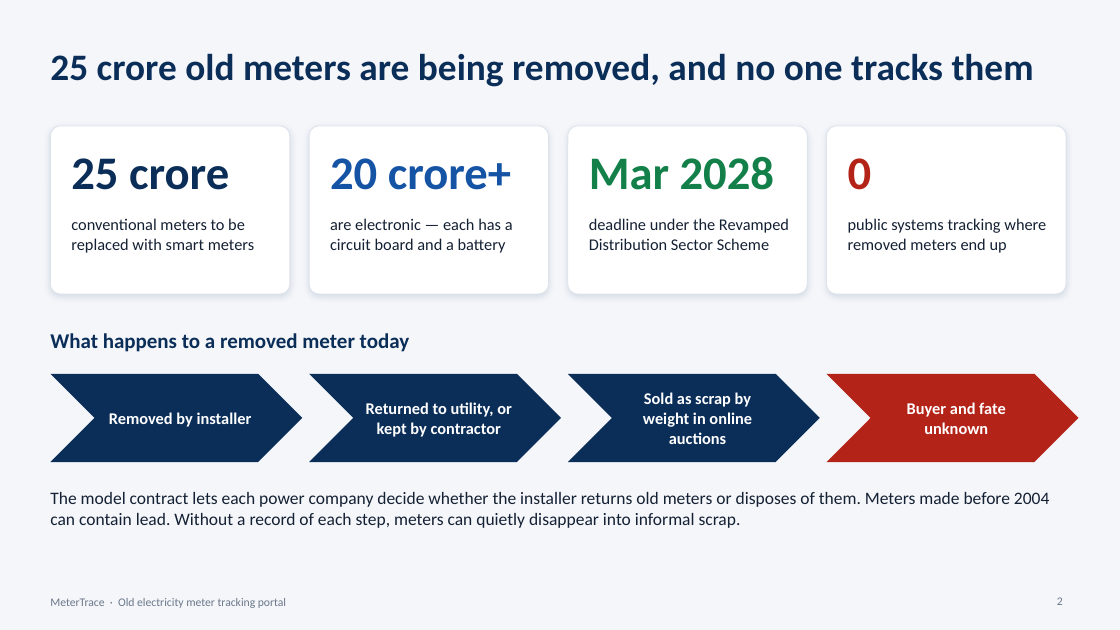
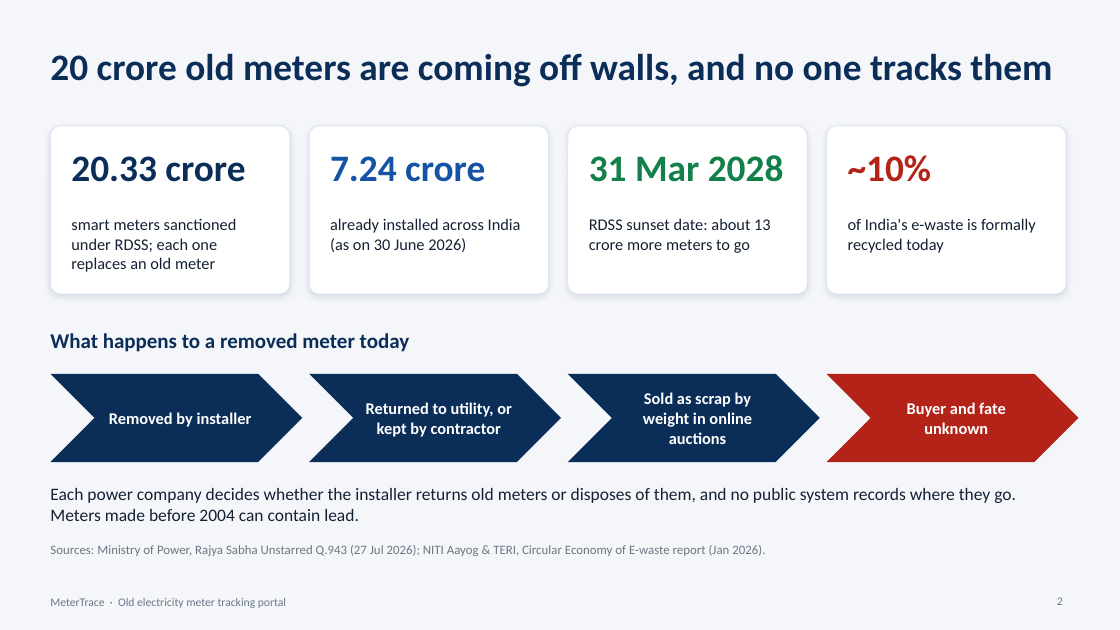
Before and after one commit to Prasathn01/metertrace, a slide deck: slide 2 of presentation/MeterTrace-Presentation.pptx. Drawn at 1120x630 pixels with LibreOffice and Linux fonts; fonts in the diff are those of the drawing. Boxes give left, top, right and bottom in pixels: in the first picture for what was removed or moved away, otherwise in the second. Text is boxed around its words. In the diff, an @@ line names an element or a change of style, - is before the commit and + after.

Commit message:
Presentation: add official meter and e-waste data to opening slides
Slide 2 uses Ministry of Power figures (Rajya Sabha Q.943, 27 Jul 2026): 20.33 crore sanctioned, 7.24 crore installed, 31 Mar 2028 sunset. Slide 7 cites WHO 2024 and NITI Aayog 2026 figures.

```diff
--- a/presentation/MeterTrace-Presentation.pptx
+++ b/presentation/MeterTrace-Presentation.pptx
@@ title at [50, 53, 1052, 87]: text changed @@
-25 crore old meters are being removed, and no one tracks them
+20 crore old meters are coming off walls, and no one tracks them
@@ text at [71, 156, 245, 182]: text changed; size 40 to 32 pt @@
-25 crore
+20.33 crore
@@ text at [330, 156, 485, 182]: text changed; size 40 to 32 pt @@
-20 crore+
+7.24 crore
@@ text at [589, 155, 784, 182]: text changed; size 40 to 32 pt @@
-Mar 2028
+31 Mar 2028
@@ text at [848, 155, 932, 182]: text changed; size 40 to 32 pt @@
-0
+~10%
@@ text at [71, 218, 237, 272]: text changed @@
-conventional meters to be replaced with smart meters
+smart meters sanctioned under RDSS; each one replaces an old meter
@@ text at [330, 218, 521, 252]: text changed @@
-are electronic — each has a circuit board and a battery
+already installed across India (as on 30 June 2026)
@@ text at [589, 218, 771, 253]: text changed @@
-deadline under the Revamped Distribution Sector Scheme
+RDSS sunset date: about 13 crore more meters to go
@@ text at [848, 218, 1036, 253]: text changed @@
-public systems tracking where removed meters end up
+of India's e-waste is formally recycled today
@@ text at [50, 488, 1016, 521]: text changed @@
-The model contract lets each power company decide whether the installer returns old meters or disposes of them. Meters made before 2004 can contain lead. Without a record of each step, meters can quietly disappear into informal scrap.
+Each power company decides whether the installer returns old meters or disposes of them, and no public system records where they go. Meters made before 2004 can contain lead.
@@ text added at [50, 545, 765, 556], 11 pt, text #142033 at 60% opacity @@
+Sources: Ministry of Power, Rajya Sabha Unstarred Q.943 (27 Jul 2026); NITI Aayog & TERI, Circular Economy of E-waste report (Jan 2026).
```
Also in this commit, not shown: 1 other slide changed.
